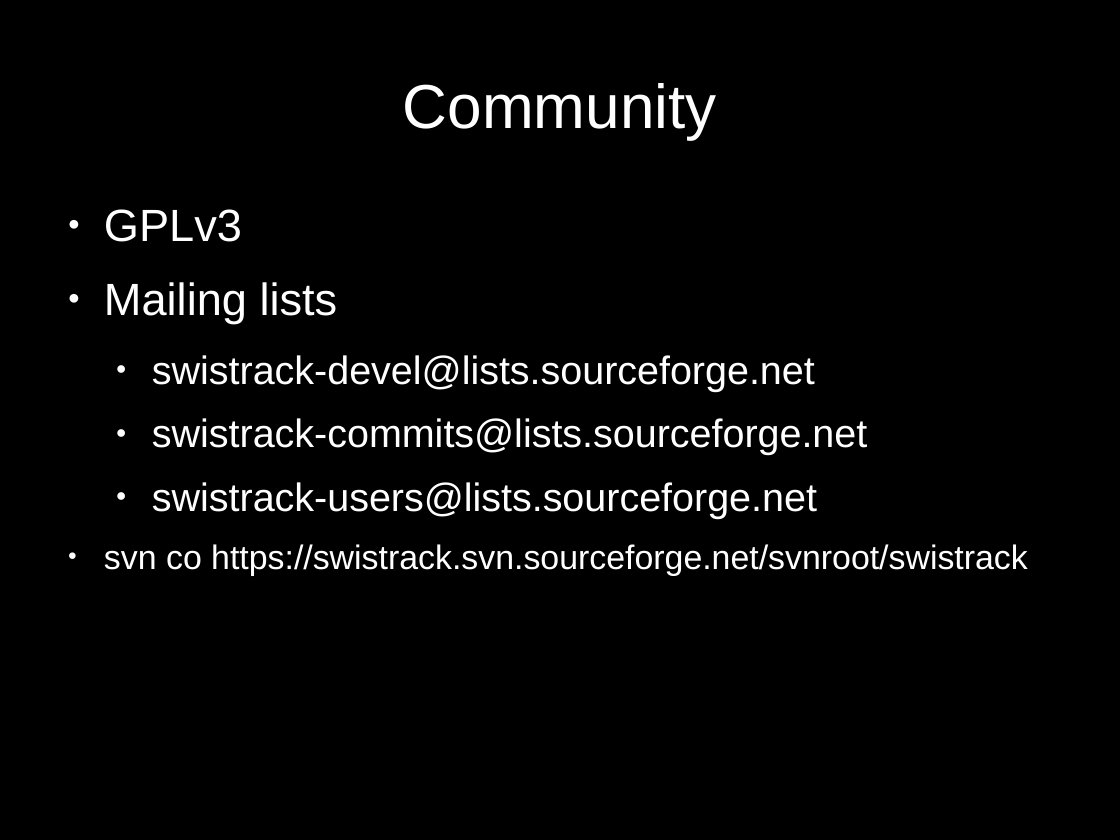
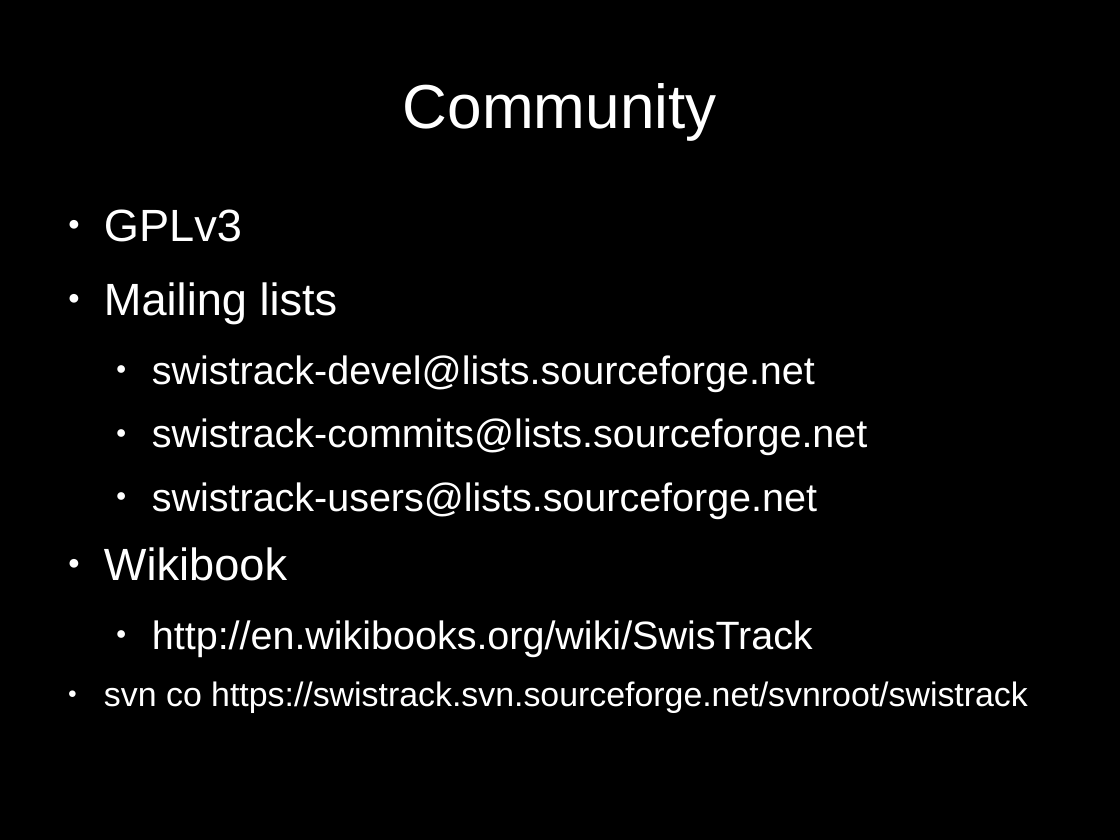
Before and after one commit to d28b/swistrack, a slide deck: slide 30 of Doc/tutorial.stefie10.06.2009/tutorialSlides.odp (slide 25 before the commit). Drawn at 1120x840 pixels with LibreOffice and Linux fonts; fonts in the diff are those of the drawing. Boxes give left, top, right and bottom in pixels: in the first picture for what was removed or moved away, otherwise in the second. Text is boxed around its words. In the diff, an @@ line names an element or a change of style, - is before the commit and + after.

```diff
--- a/Doc/tutorial.stefie10.06.2009/tutorialSlides.odp
+++ b/Doc/tutorial.stefie10.06.2009/tutorialSlides.odp
@@ text at (104,547,813,656): paragraphs added @@
+● Wikibook
+  ● http://en.wikibooks.org/wiki/SwisTrack
```
Also in this commit, not shown: 10 other slides changed, 12 slides added, 8 slides removed, 7 other files.
